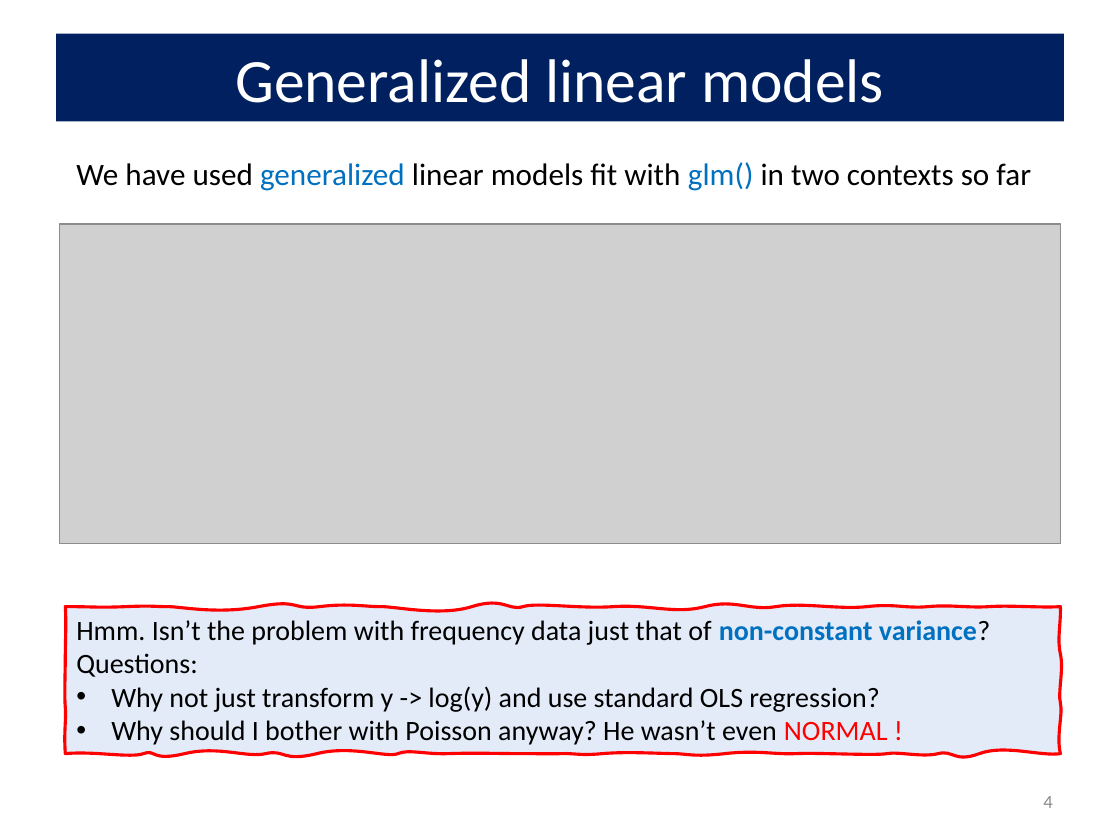
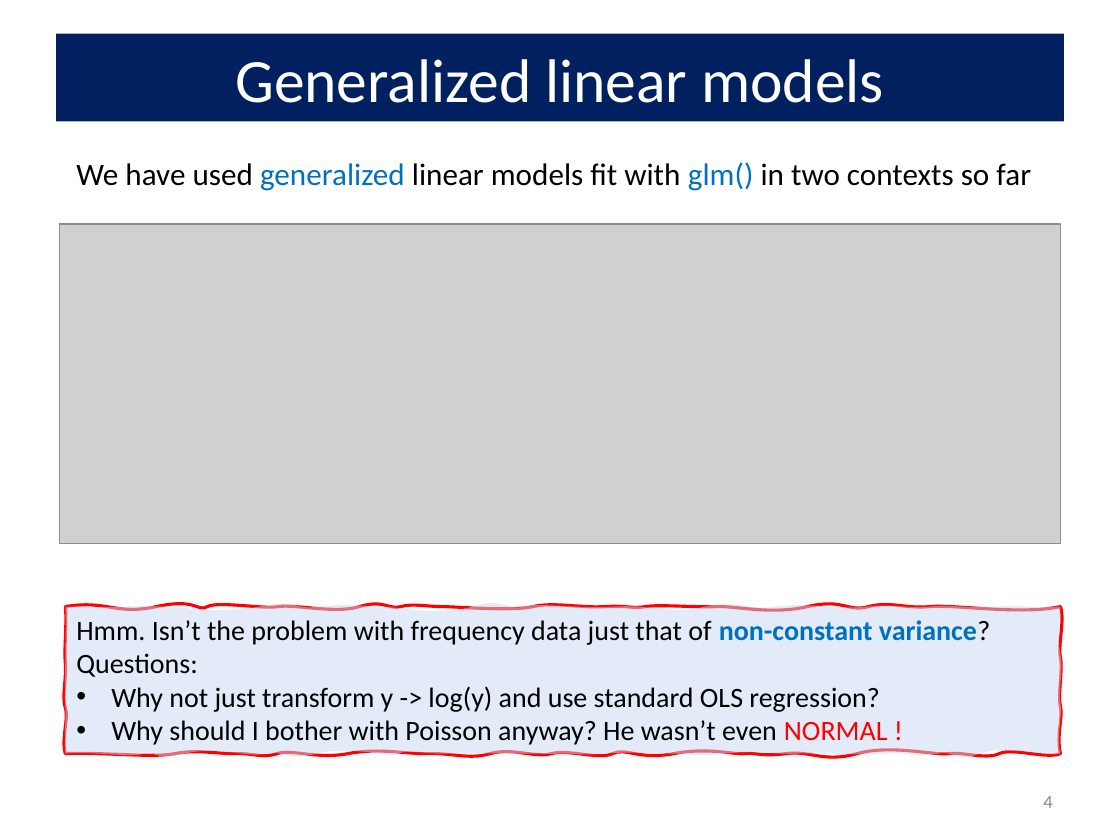
Before and after one commit to friendly/psy6136, a slide deck: slide 4 of docs/lectures/09-CountData.pptx. Drawn at 1120x840 pixels with LibreOffice and Linux fonts; fonts in the diff are those of the drawing; grey boxes stand for pictures. Boxes give left, top, right and bottom in pixels: in the first picture for what was removed or moved away, otherwise in the second. Text is boxed around its words. In the diff, an @@ line names an element or a change of style, - is before the commit and + after.

```diff
--- a/docs/lectures/09-CountData.pptx
+++ b/docs/lectures/09-CountData.pptx
@@ freeform shape "Hmm. Isn’t the problem with ..." at bbox=[65, 607, 1060, 754]: outline redrawn @@
```
Also in this commit, not shown: 7 other slides changed, 10 other files.
